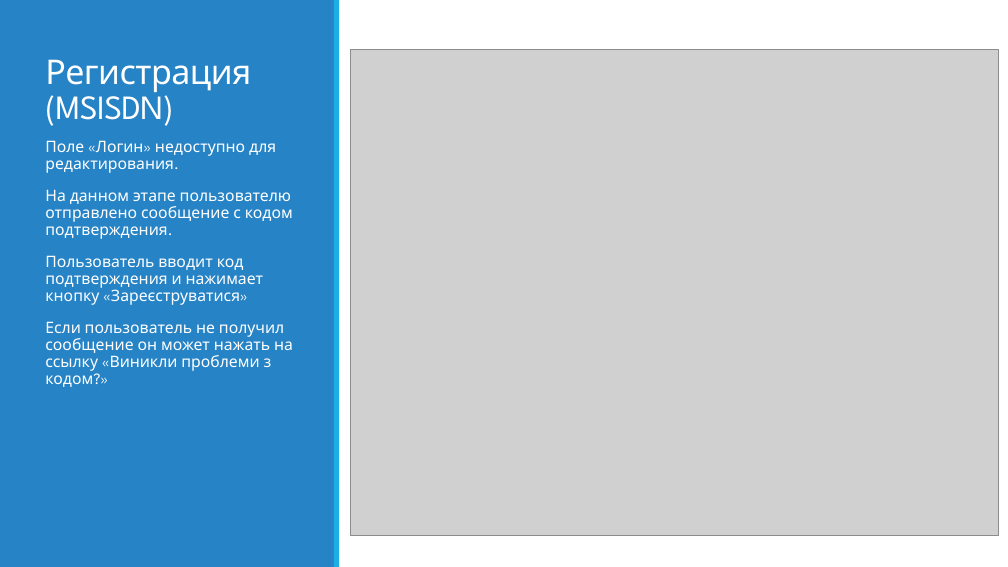
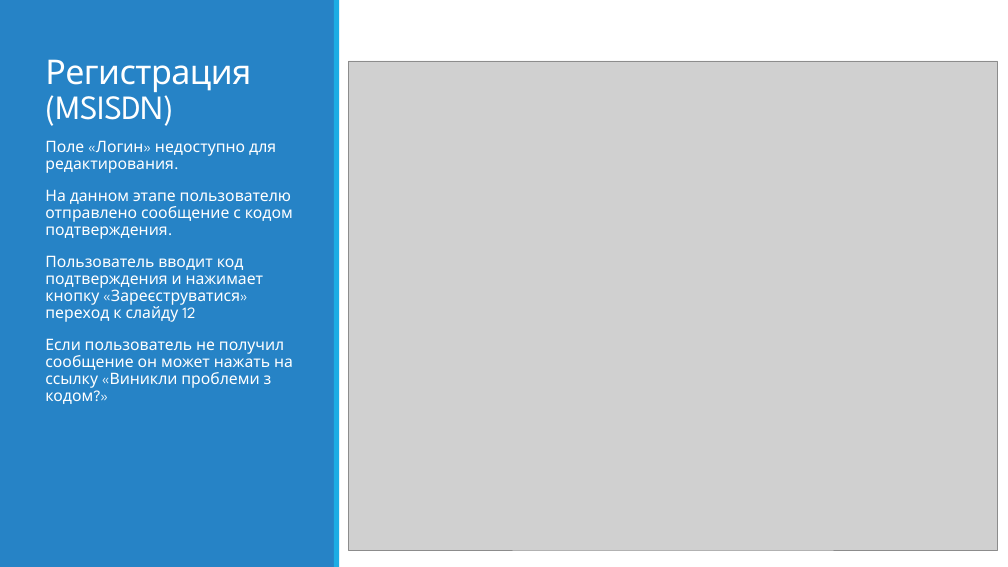
Before and after one commit to bturko/sso, a slide deck: slide 8 of Docs/KS_SIGNUP_2.pptx. Drawn at 1008x567 pixels with LibreOffice and Linux fonts; fonts in the diff are those of the drawing; grey boxes stand for pictures. Boxes give left, top, right and bottom in pixels: in the first picture for what was removed or moved away, otherwise in the second. Text is boxed around its words. In the diff, an @@ line names an element or a change of style, - is before the commit and + after.

```diff
--- a/Docs/KS_SIGNUP_2.pptx
+++ b/Docs/KS_SIGNUP_2.pptx
@@ picture: place and size @@
-picture at <box>350,49,998,535</box>
+picture at <box>349,61,997,551</box>
@@ text at <box>45,255,264,322</box>: text changed @@
-Пользователь вводит код подтверждения и нажимает кнопку «Зареєструватися»
+Пользователь вводит код подтверждения и нажимает кнопку «Зареєструватися» переход к слайду 12
```
Also in this commit, not shown: 15 other slides changed, 3 slides removed, 5 other files.
